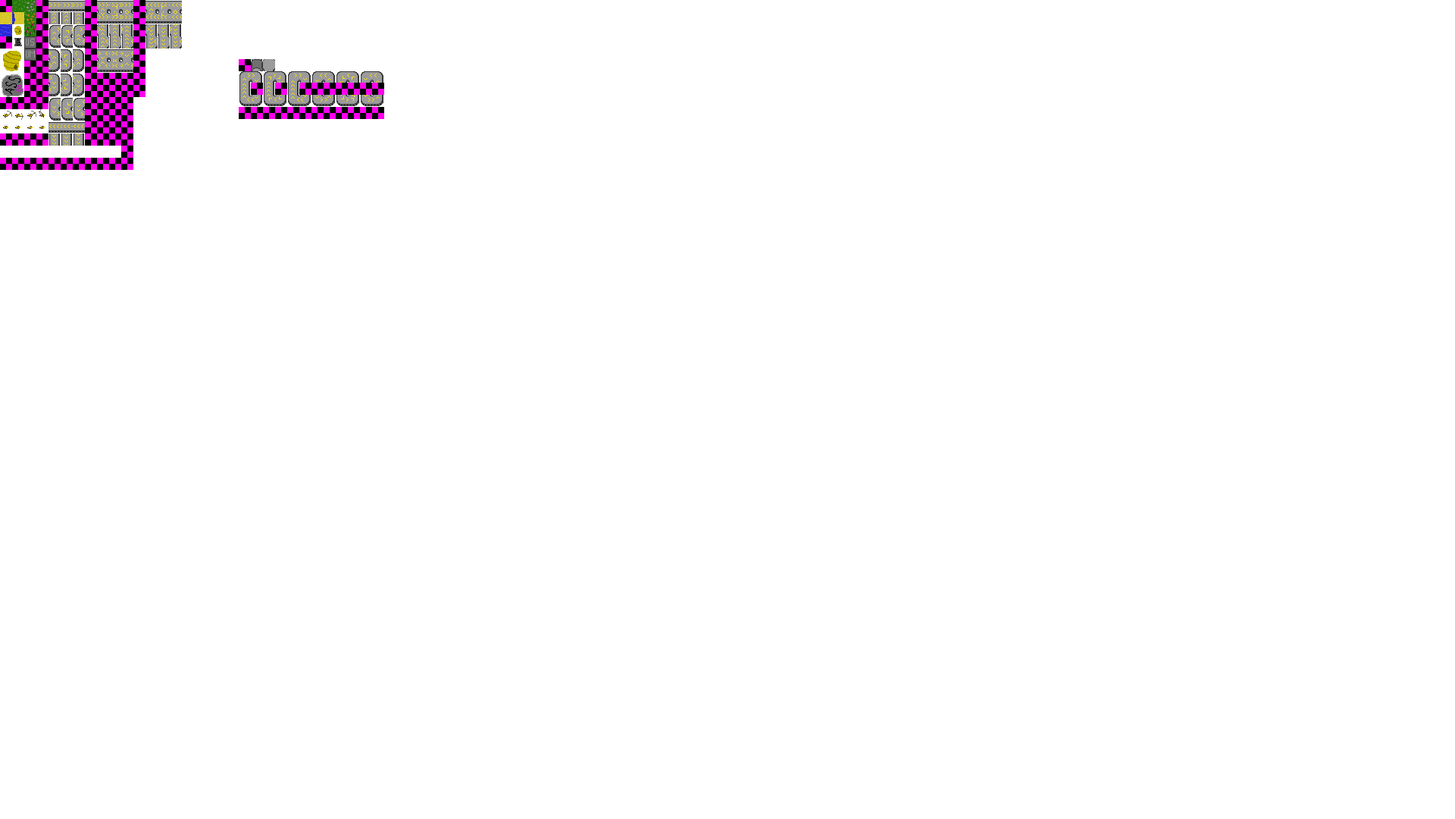
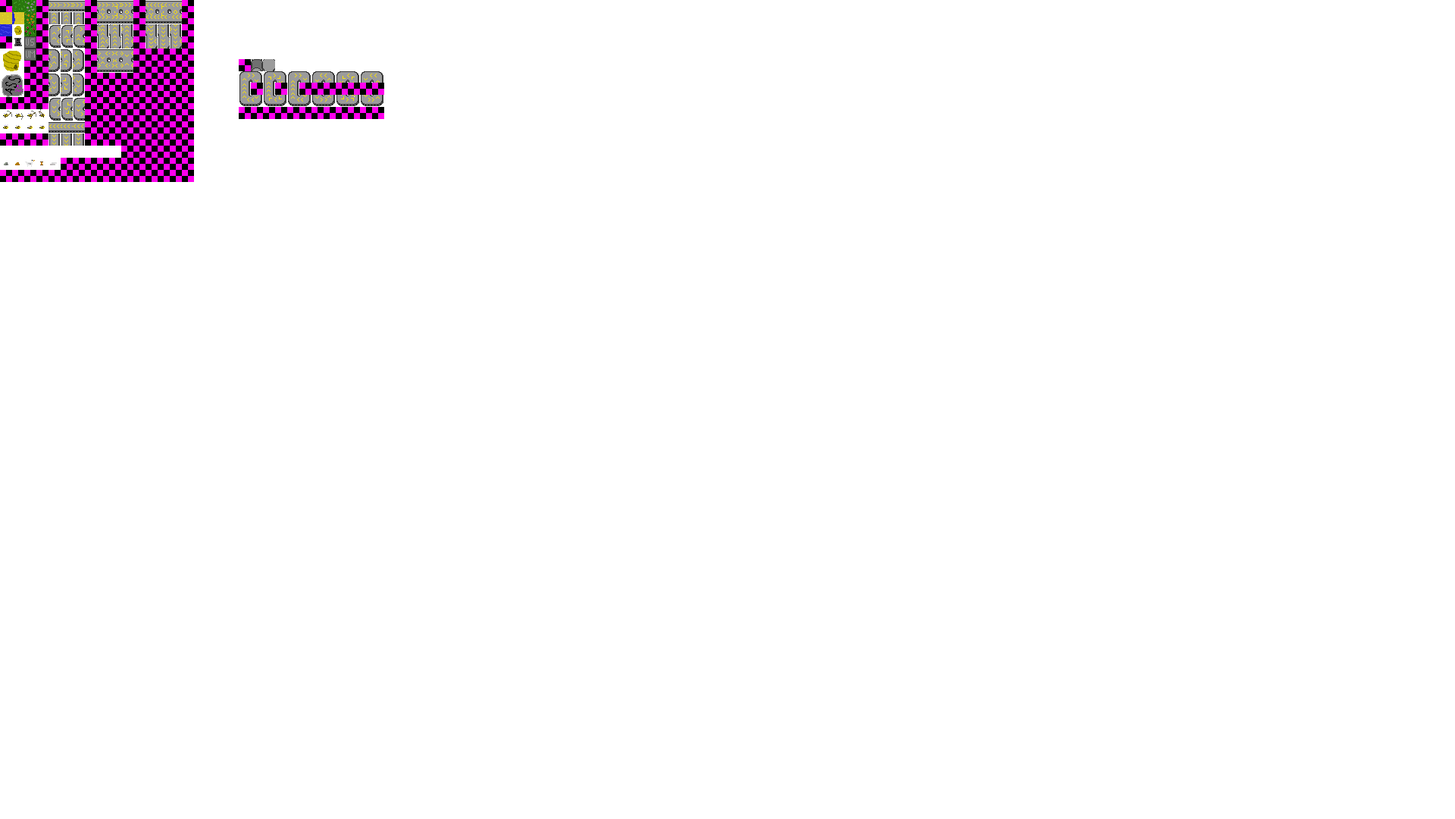
Layers edited between the first and the second 1455 × 819 image:
painted on "Background" over [0, 0, 195, 182]
